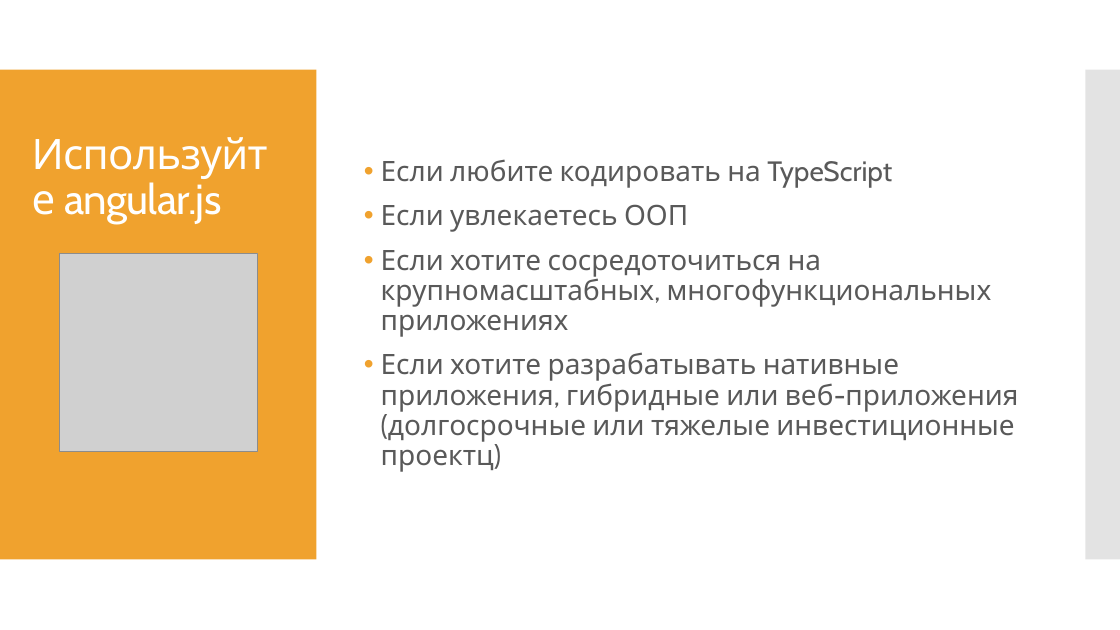
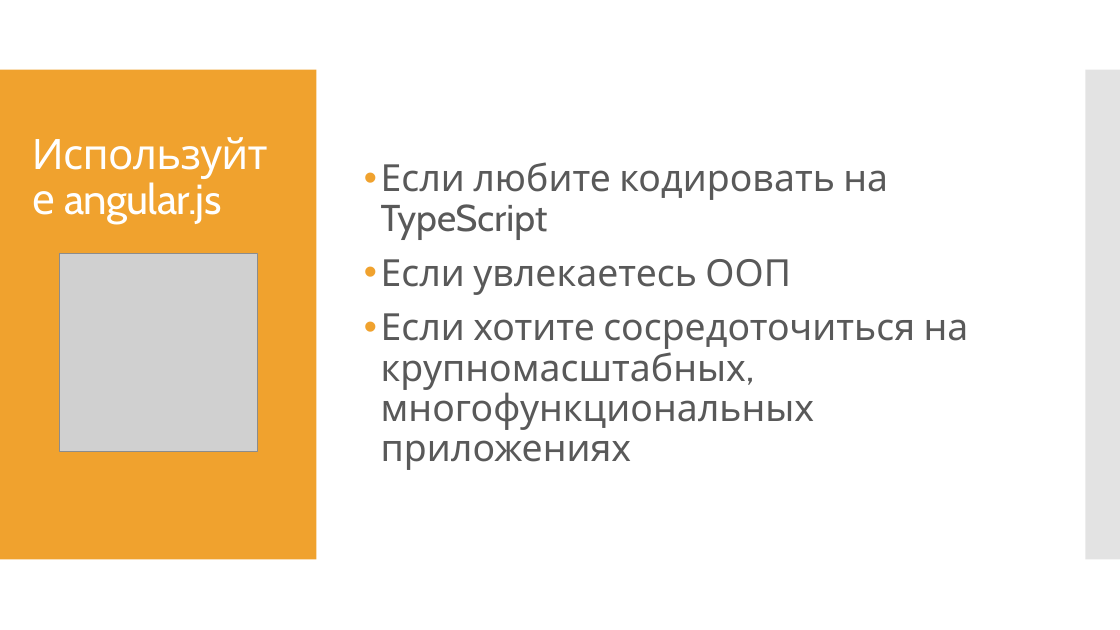
Before and after one commit to AlinaZhurba2000/DZ_Dmitrieva_and_Zhurba, a slide deck: slide 34 of презентация_файл_видео/Сравнение js frameworks.pptx. Drawn at 1120x630 pixels with LibreOffice and Linux fonts; fonts in the diff are those of the drawing; grey boxes stand for pictures. Boxes give left, top, right and bottom in pixels: in the first picture for what was removed or moved away, otherwise in the second. Text is boxed around its words. In the diff, an @@ line names an element or a change of style, - is before the commit and + after.

```diff
--- a/презентация_файл_видео/Сравнение js frameworks.pptx
+++ b/презентация_файл_видео/Сравнение js frameworks.pptx
@@ text "Если любите кодировать на TypeScript" at (381, 162, 969, 470): size 24 to 32 pt @@
@@ text at (381, 352, 1018, 472): paragraph removed @@
-• Если хотите разрабатывать нативные приложения, гибридные или веб-приложения (долгосрочные или тяжелые инвестиционные проектц)
```
Also in this commit, not shown: 7 other slides changed.
